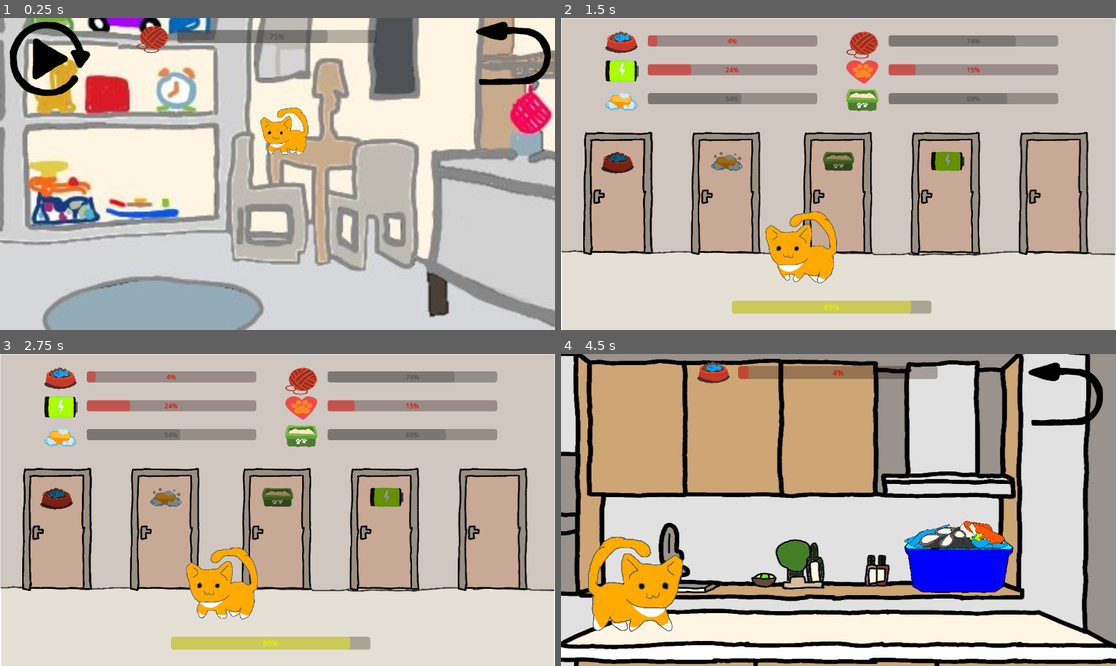
Above: before the commit, frames 1-4 (two rows, left to right).
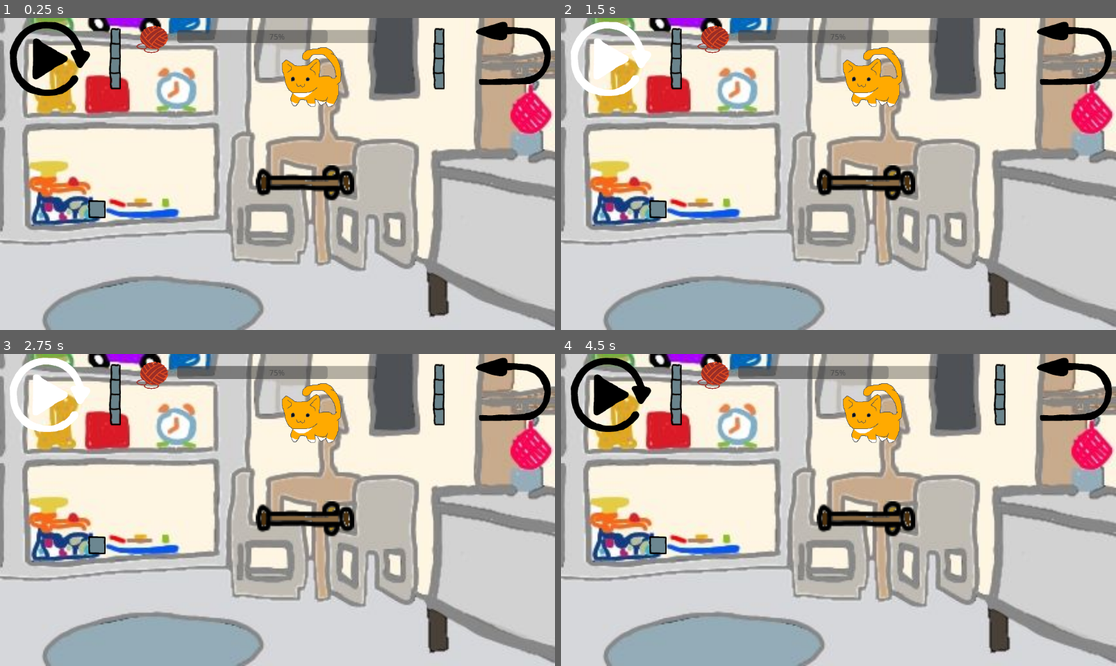
Above: after the commit, the same moments.

Repository: HipolitoThe3rd/Cat-Game
Game: Godot game, scene res://scenes/playroom.tscn
Two runs of this game, one before a commit and one after it. Both use one fixed random seed, a clock stepped at 60 frames per second and the inputs below. This scene is started directly instead of the project's main scene.
Inputs (mouse positions are in pixels of both pictures, inside the frame that each line leads up to):
- Up to frame 1 (0.25 s): no input
- Up to frame 2 (1.5 s): click (610, 58) at 0.5 s; click (610, 58) at 1.27 s
- Up to frame 3 (2.75 s): click (49, 394) at 2.02 s
- Up to frame 4 (4.5 s): tap Enter (ui_accept) at 2.75 s; drag from (783, 581) to (894, 441) at 2.77 s; drag from (727, 525) to (810, 572) at 3.52 s; click (616, 528) at 4.27 s

The runs differ from the first frame. In frame 1, 4.4% of the frame differs, in the area x 15-81%, y 3-65%; in frame 2, 75%; in frame 3, 75%; in frame 4, 89%, in the area x 0-100%, y 0-100%.
Error before the commit: Cannot call method 'reload_current_scene' on a null value. (res://scripts/playroom.gd:46)

Commit message:
playroom wip

Diff:
--- a/scenes/playroom.tscn
+++ b/scenes/playroom.tscn
@@ -21,9 +21,12 @@
 [ext_resource type="AudioStream" uid="uid://cx14stefxmavf" path="res://sfx/meow_2.mp3" id="16_0nyju"]
 [ext_resource type="AudioStream" uid="uid://cvclwqippv1kg" path="res://sfx/meow_3.mp3" id="17_poo7g"]
 [ext_resource type="AudioStream" uid="uid://dbtdyief021cq" path="res://sfx/purr.mp3" id="18_1itpy"]
+[ext_resource type="PackedScene" uid="uid://idi0b8k4c0jl" path="res://scenes/prefabs/playroom/block_line.tscn" id="22_4kfa6"]
+[ext_resource type="PackedScene" uid="uid://b2n1gnyym6rg1" path="res://scenes/prefabs/playroom/block_square.tscn" id="23_0nyju"]
+[ext_resource type="PackedScene" uid="uid://dbnilgjq084qr" path="res://scenes/prefabs/playroom/playroom_door.tscn" id="23_mpdoj"]
 
 [sub_resource type="CircleShape2D" id="CircleShape2D_r0hti"]
-radius = 25.342098
+radius = 22.0
 
 [sub_resource type="Animation" id="Animation_lcd1r"]
 length = 0.001
@@ -78,8 +81,6 @@
 &"walk": SubResource("Animation_4oyfp")
 }
 
-[sub_resource type="RectangleShape2D" id="RectangleShape2D_ryj4h"]
-
 [node name="Playroom" type="Node2D"]
 script = ExtResource("1_lwduy")
 
@@ -157,8 +158,8 @@
 wait_time = 3.0
 
 [node name="Cat" type="CharacterBody2D" parent="."]
-position = Vector2(594, 205)
-scale = Vector2(2, 2)
+position = Vector2(651, 121.00001)
+scale = Vector2(2.5, 2.5)
 input_pickable = true
 script = ExtResource("10_lrjy8")
 
@@ -167,6 +168,7 @@
 texture = ExtResource("11_5d2ak")
 
 [node name="CollisionShape2D" type="CollisionShape2D" parent="Cat"]
+position = Vector2(0, 3.2000427)
 shape = SubResource("CircleShape2D_r0hti")
 
 [node name="AnimationPlayer" type="AnimationPlayer" parent="Cat"]
@@ -193,14 +195,20 @@
 
 [node name="LevelDesign" type="Node2D" parent="."]
 
-[node name="StaticBody2D" type="StaticBody2D" parent="LevelDesign"]
-position = Vector2(534, 519)
-scale = Vector2(75, 1)
-
-[node name="CollisionShape2D" type="CollisionShape2D" parent="LevelDesign/StaticBody2D"]
-shape = SubResource("RectangleShape2D_ryj4h")
-
-[connection signal="button_down" from="UI/ReplayButton" to="." method="_on_back_button_button_down"]
+[node name="BlockLine" parent="LevelDesign" instance=ExtResource("22_4kfa6")]
+position = Vector2(239, 85)
+rotation = 1.5707964
+
+[node name="BlockLine2" parent="LevelDesign" instance=ExtResource("22_4kfa6")]
+position = Vector2(911, 85)
+rotation = 1.5707964
+
+[node name="BlockSquare" parent="LevelDesign" instance=ExtResource("23_0nyju")]
+position = Vector2(201, 397)
+
+[node name="PlayroomDoor" parent="LevelDesign" instance=ExtResource("23_mpdoj")]
+position = Vector2(633, 395)
+
 [connection signal="button_down" from="UI/ReplayButton" to="." method="_on_replay_button_button_down"]
 [connection signal="button_down" from="UI/BackButton" to="." method="_on_back_button_button_down"]
 [connection signal="timeout" from="SpawnTimer" to="." method="_on_spawn_timer_timeout"]
--- /dev/null
+++ b/scenes/prefabs/playroom/block_line.tscn
@@ -0,0 +1,20 @@
+[gd_scene load_steps=4 format=3 uid="uid://idi0b8k4c0jl"]
+
+[ext_resource type="Texture2D" uid="uid://cr0na13fpd36r" path="res://sprites/playroom/block_line.png" id="1_vajys"]
+
+[sub_resource type="PhysicsMaterial" id="PhysicsMaterial_vajys"]
+
+[sub_resource type="RectangleShape2D" id="RectangleShape2D_qh7jv"]
+size = Vector2(1.65, 20)
+
+[node name="BlockLine" type="Node2D"]
+
+[node name="Sprite2D" type="Sprite2D" parent="."]
+texture = ExtResource("1_vajys")
+
+[node name="StaticBody2D" type="StaticBody2D" parent="."]
+scale = Vector2(75, 1)
+physics_material_override = SubResource("PhysicsMaterial_vajys")
+
+[node name="CollisionShape2D" type="CollisionShape2D" parent="StaticBody2D"]
+shape = SubResource("RectangleShape2D_qh7jv")
--- /dev/null
+++ b/scenes/prefabs/playroom/block_square.tscn
@@ -0,0 +1,19 @@
+[gd_scene load_steps=4 format=3 uid="uid://b2n1gnyym6rg1"]
+
+[ext_resource type="Texture2D" uid="uid://bebu6xs2bmyu8" path="res://sprites/playroom/block_square.png" id="1_l7g1h"]
+
+[sub_resource type="PhysicsMaterial" id="PhysicsMaterial_l7g1h"]
+
+[sub_resource type="RectangleShape2D" id="RectangleShape2D_i41os"]
+
+[node name="BlockSquare" type="Node2D"]
+
+[node name="Sprite2D" type="Sprite2D" parent="."]
+texture = ExtResource("1_l7g1h")
+
+[node name="StaticBody2D" type="StaticBody2D" parent="."]
+scale = Vector2(1.65, 1.65)
+physics_material_override = SubResource("PhysicsMaterial_l7g1h")
+
+[node name="CollisionShape2D" type="CollisionShape2D" parent="StaticBody2D"]
+shape = SubResource("RectangleShape2D_i41os")
--- /dev/null
+++ b/scenes/prefabs/playroom/playroom_door.tscn
@@ -0,0 +1,320 @@
+[gd_scene load_steps=27 format=3 uid="uid://dbnilgjq084qr"]
+
+[ext_resource type="Script" uid="uid://67b3u1eikee0" path="res://scripts/playroom_door.gd" id="1_yla5p"]
+[ext_resource type="AudioStream" uid="uid://clgcxg4ul1xij" path="res://sfx/door_open.mp3" id="2_ai77i"]
+[ext_resource type="Texture2D" uid="uid://dpakhwnkagw0k" path="res://sprites/playroom/door_closed.png" id="2_yla5p"]
+[ext_resource type="AudioStream" uid="uid://du4jov36p7iuc" path="res://sfx/door_close.wav" id="3_eqr81"]
+[ext_resource type="Texture2D" uid="uid://7rxqag8n0tte" path="res://sprites/playroom/door_open.png" id="3_fg68i"]
+[ext_resource type="Script" uid="uid://dj837vbrtjjx7" path="res://scripts/cat_playroom.gd" id="4_ymr3c"]
+[ext_resource type="Texture2D" uid="uid://dlbmmwgfog3m" path="res://sprites/cat.png" id="5_vq3qu"]
+[ext_resource type="Texture2D" uid="uid://c4tolfb8ufe2q" path="res://sprites/cat_pet.png" id="6_ai77i"]
+[ext_resource type="Texture2D" uid="uid://d3c7yuwaro5y3" path="res://sprites/cat_walk_0.png" id="7_eqr81"]
+[ext_resource type="Texture2D" uid="uid://cujqlo1rtbohn" path="res://sprites/cat_walk_2.png" id="8_nldet"]
+[ext_resource type="AudioStream" uid="uid://4rpjw24p04m6" path="res://sfx/meow_1.mp3" id="9_shnc3"]
+[ext_resource type="AudioStream" uid="uid://cx14stefxmavf" path="res://sfx/meow_2.mp3" id="10_x5pk1"]
+[ext_resource type="AudioStream" uid="uid://cvclwqippv1kg" path="res://sfx/meow_3.mp3" id="11_pcaj2"]
+[ext_resource type="AudioStream" uid="uid://dbtdyief021cq" path="res://sfx/purr.mp3" id="12_7jse4"]
+
+[sub_resource type="PhysicsMaterial" id="PhysicsMaterial_fg68i"]
+
+[sub_resource type="RectangleShape2D" id="RectangleShape2D_qh7jv"]
+size = Vector2(0.85, 20)
+
+[sub_resource type="Animation" id="Animation_egwa0"]
+resource_name = "open"
+loop_mode = 1
+tracks/0/type = "value"
+tracks/0/imported = false
+tracks/0/enabled = true
+tracks/0/path = NodePath("Sprite2D:texture")
+tracks/0/interp = 1
+tracks/0/loop_wrap = true
+tracks/0/keys = {
+"times": PackedFloat32Array(0),
+"transitions": PackedFloat32Array(1),
+"update": 1,
+"values": [ExtResource("3_fg68i")]
+}
+tracks/1/type = "value"
+tracks/1/imported = false
+tracks/1/enabled = true
+tracks/1/path = NodePath("StaticBody2D:position")
+tracks/1/interp = 1
+tracks/1/loop_wrap = true
+tracks/1/keys = {
+"times": PackedFloat32Array(0),
+"transitions": PackedFloat32Array(1),
+"update": 0,
+"values": [Vector2(-21, 0)]
+}
+tracks/2/type = "value"
+tracks/2/imported = false
+tracks/2/enabled = true
+tracks/2/path = NodePath("StaticBody2D:rotation")
+tracks/2/interp = 1
+tracks/2/loop_wrap = true
+tracks/2/keys = {
+"times": PackedFloat32Array(0),
+"transitions": PackedFloat32Array(1),
+"update": 0,
+"values": [1.5707964]
+}
+tracks/3/type = "value"
+tracks/3/imported = false
+tracks/3/enabled = true
+tracks/3/path = NodePath("StaticBody2D/CollisionShape2D:shape:size")
+tracks/3/interp = 1
+tracks/3/loop_wrap = true
+tracks/3/keys = {
+"times": PackedFloat32Array(0),
+"transitions": PackedFloat32Array(1),
+"update": 0,
+"values": [Vector2(0.6816667, 13.333332)]
+}
+
+[sub_resource type="Animation" id="Animation_5jmv3"]
+resource_name = "closed"
+loop_mode = 1
+tracks/0/type = "value"
+tracks/0/imported = false
+tracks/0/enabled = true
+tracks/0/path = NodePath("Sprite2D:position")
+tracks/0/interp = 1
+tracks/0/loop_wrap = true
+tracks/0/keys = {
+"times": PackedFloat32Array(0),
+"transitions": PackedFloat32Array(1),
+"update": 0,
+"values": [Vector2(0, 0)]
+}
+tracks/1/type = "value"
+tracks/1/imported = false
+tracks/1/enabled = true
+tracks/1/path = NodePath("Sprite2D:texture")
+tracks/1/interp = 1
+tracks/1/loop_wrap = true
+tracks/1/keys = {
+"times": PackedFloat32Array(0),
+"transitions": PackedFloat32Array(1),
+"update": 1,
+"values": [ExtResource("2_yla5p")]
+}
+tracks/2/type = "value"
+tracks/2/imported = false
+tracks/2/enabled = true
+tracks/2/path = NodePath("Sprite2D:rotation")
+tracks/2/interp = 1
+tracks/2/loop_wrap = true
+tracks/2/keys = {
+"times": PackedFloat32Array(0),
+"transitions": PackedFloat32Array(1),
+"update": 0,
+"values": [0.0]
+}
+tracks/3/type = "value"
+tracks/3/imported = false
+tracks/3/enabled = true
+tracks/3/path = NodePath("StaticBody2D:rotation")
+tracks/3/interp = 1
+tracks/3/loop_wrap = true
+tracks/3/keys = {
+"times": PackedFloat32Array(0),
+"transitions": PackedFloat32Array(1),
+"update": 0,
+"values": [0.0]
+}
+tracks/4/type = "value"
+tracks/4/imported = false
+tracks/4/enabled = true
+tracks/4/path = NodePath("StaticBody2D/CollisionShape2D:shape:size")
+tracks/4/interp = 1
+tracks/4/loop_wrap = true
+tracks/4/keys = {
+"times": PackedFloat32Array(0),
+"transitions": PackedFloat32Array(1),
+"update": 0,
+"values": [Vector2(0.85, 20)]
+}
+tracks/5/type = "value"
+tracks/5/imported = false
+tracks/5/enabled = true
+tracks/5/path = NodePath("StaticBody2D:position")
+tracks/5/interp = 1
+tracks/5/loop_wrap = true
+tracks/5/keys = {
+"times": PackedFloat32Array(0),
+"transitions": PackedFloat32Array(1),
+"update": 0,
+"values": [Vector2(0, -18)]
+}
+tracks/6/type = "value"
+tracks/6/imported = false
+tracks/6/enabled = true
+tracks/6/path = NodePath("ClickArea/CollisionShape2D:shape:size")
+tracks/6/interp = 1
+tracks/6/loop_wrap = true
+tracks/6/keys = {
+"times": PackedFloat32Array(0),
+"transitions": PackedFloat32Array(1),
+"update": 0,
+"values": [Vector2(65, 20)]
+}
+
+[sub_resource type="Animation" id="Animation_ymr3c"]
+length = 0.001
+tracks/0/type = "value"
+tracks/0/imported = false
+tracks/0/enabled = true
+tracks/0/path = NodePath("StaticBody2D/CollisionShape2D:shape:size")
+tracks/0/interp = 1
+tracks/0/loop_wrap = true
+tracks/0/keys = {
+"times": PackedFloat32Array(0),
+"transitions": PackedFloat32Array(1),
+"update": 0,
+"values": [Vector2(0.85, 20)]
+}
+
+[sub_resource type="AnimationLibrary" id="AnimationLibrary_68gig"]
+_data = {
+&"RESET": SubResource("Animation_ymr3c"),
+&"closed": SubResource("Animation_5jmv3"),
+&"open": SubResource("Animation_egwa0")
+}
+
+[sub_resource type="RectangleShape2D" id="RectangleShape2D_fg68i"]
+size = Vector2(65, 20)
+
+[sub_resource type="CircleShape2D" id="CircleShape2D_c65rj"]
+radius = 22.0
+
+[sub_resource type="Animation" id="Animation_lcd1r"]
+length = 0.001
+tracks/0/type = "value"
+tracks/0/imported = false
+tracks/0/enabled = true
+tracks/0/path = NodePath("Sprite2D:texture")
+tracks/0/interp = 1
+tracks/0/loop_wrap = true
+tracks/0/keys = {
+"times": PackedFloat32Array(0),
+"transitions": PackedFloat32Array(1),
+"update": 1,
+"values": [ExtResource("5_vq3qu")]
+}
+
+[sub_resource type="Animation" id="Animation_7t3s2"]
+resource_name = "pet"
+tracks/0/type = "value"
+tracks/0/imported = false
+tracks/0/enabled = true
+tracks/0/path = NodePath("Sprite2D:texture")
+tracks/0/interp = 1
+tracks/0/loop_wrap = true
+tracks/0/keys = {
+"times": PackedFloat32Array(0),
+"transitions": PackedFloat32Array(1),
+"update": 1,
+"values": [ExtResource("6_ai77i")]
+}
+
+[sub_resource type="Animation" id="Animation_4oyfp"]
+resource_name = "walk"
+loop_mode = 1
+tracks/0/type = "value"
+tracks/0/imported = false
+tracks/0/enabled = true
+tracks/0/path = NodePath("Sprite2D:texture")
+tracks/0/interp = 1
+tracks/0/loop_wrap = true
+tracks/0/keys = {
+"times": PackedFloat32Array(0, 0.25, 0.5, 0.75),
+"transitions": PackedFloat32Array(1, 1, 1, 1),
+"update": 1,
+"values": [ExtResource("7_eqr81"), ExtResource("5_vq3qu"), ExtResource("8_nldet"), ExtResource("5_vq3qu")]
+}
+
+[sub_resource type="AnimationLibrary" id="AnimationLibrary_s6eg2"]
+_data = {
+&"RESET": SubResource("Animation_lcd1r"),
+&"pet": SubResource("Animation_7t3s2"),
+&"walk": SubResource("Animation_4oyfp")
+}
+
+[node name="PlayroomDoor" type="Node2D"]
+scale = Vector2(3, 3)
+script = ExtResource("1_yla5p")
+
+[node name="SFX" type="Node" parent="."]
+
+[node name="SFXDoorOpen" type="AudioStreamPlayer" parent="SFX"]
+stream = ExtResource("2_ai77i")
+
+[node name="SFXDoorClose" type="AudioStreamPlayer" parent="SFX"]
+stream = ExtResource("3_eqr81")
+
+[node name="Sprite2D" type="Sprite2D" parent="."]
+texture = ExtResource("2_yla5p")
+
+[node name="StaticBody2D" type="StaticBody2D" parent="."]
+position = Vector2(0, -18)
+scale = Vector2(75, 1)
+physics_material_override = SubResource("PhysicsMaterial_fg68i")
+
+[node name="CollisionShape2D" type="CollisionShape2D" parent="StaticBody2D"]
+position = Vector2(0.034166668, 3.333334)
+shape = SubResource("RectangleShape2D_qh7jv")
+
+[node name="AnimationPlayer" type="AnimationPlayer" parent="."]
+libraries = {
+&"": SubResource("AnimationLibrary_68gig")
+}
+autoplay = "closed"
+
+[node name="ClickArea" type="Area2D" parent="."]
+
+[node name="CollisionShape2D" type="CollisionShape2D" parent="ClickArea"]
+position = Vector2(0, -18)
+shape = SubResource("RectangleShape2D_fg68i")
+
+[node name="Cat" type="CharacterBody2D" parent="."]
+position = Vector2(357, 278)
+scale = Vector2(2.5, 2.5)
+input_pickable = true
+script = ExtResource("4_ymr3c")
+
+[node name="Sprite2D" type="Sprite2D" parent="Cat"]
+scale = Vector2(0.05, 0.05)
+texture = ExtResource("5_vq3qu")
+
+[node name="CollisionShape2D" type="CollisionShape2D" parent="Cat"]
+position = Vector2(0, 3.2000427)
+shape = SubResource("CircleShape2D_c65rj")
+
+[node name="AnimationPlayer" type="AnimationPlayer" parent="Cat"]
+libraries = {
+&"": SubResource("AnimationLibrary_s6eg2")
+}
+autoplay = "RESET"
+
+[node name="SFX" type="Node" parent="Cat"]
+
+[node name="Meow1" type="AudioStreamPlayer" parent="Cat/SFX"]
+stream = ExtResource("9_shnc3")
+
+[node name="Meow2" type="AudioStreamPlayer" parent="Cat/SFX"]
+stream = ExtResource("10_x5pk1")
+
+[node name="Meow3" type="AudioStreamPlayer" parent="Cat/SFX"]
+stream = ExtResource("11_pcaj2")
+
+[node name="MeowHappy" type="AudioStreamPlayer" parent="Cat/SFX"]
+
+[node name="Purr" type="AudioStreamPlayer" parent="Cat/SFX"]
+stream = ExtResource("12_7jse4")
+
+[connection signal="input_event" from="ClickArea" to="." method="_on_click_area_input_event"]
+[connection signal="mouse_entered" from="ClickArea" to="." method="_on_click_area_mouse_entered"]
+[connection signal="mouse_exited" from="ClickArea" to="." method="_on_click_area_mouse_exited"]
+[connection signal="mouse_entered" from="Cat" to="Cat" method="_on_mouse_entered"]
+[connection signal="mouse_exited" from="Cat" to="Cat" method="_on_mouse_exited"]
--- a/scripts/cat_playroom.gd
+++ b/scripts/cat_playroom.gd
@@ -12,6 +12,7 @@
 @onready var sfx_meow3 = $SFX/Meow3
 @onready var sfx_meow_happy = $SFX/MeowHappy
 @onready var sfx_purr = $SFX/Purr
+@onready var start_pos = global_position
 
 # Autonomous behavior timers
 var meow_timer = 0.0
@@ -27,7 +28,7 @@
 var is_autonomous = true
 
 # Misc vars
-var being_petted = false # whether the player is petting the cat
+var ready_to_follow = false # whether the cat will follow the laser pointer
 
 func _ready() -> void:
 	Input.set_custom_mouse_cursor(null)
@@ -62,9 +63,7 @@
 	else:
 		velocity.x = move_toward(velocity.x, 0, SPEED)
 
-	if being_petted:
-		pet_cat()
-	else:
+	if ready_to_follow:
 		move_and_slide()
 
 
@@ -74,11 +73,11 @@
 	if movement_timer <= 0:
 		current_direction = randi() % 3 - 1  # -1, 0, or 1
 		print("cat's current direction: ", current_direction)
-		if current_direction == 0 and being_petted == false:
+		if current_direction == 0 and ready_to_follow == false:
 			anim_play.play("RESET")
 		else:
 			#print("cat started walking")
-			if anim_play.current_animation != "walk" and being_petted == false:
+			if anim_play.current_animation != "walk" and ready_to_follow == false:
 				anim_play.play("walk")
 			if current_direction == 1: # if moving right
 				sprite.flip_h = current_direction # flip sprite
@@ -181,10 +180,6 @@
 
 # Helper functions for external interactions
 
-func pet_cat() -> void:
-	Global.affection = min(100, Global.affection + 0.1)
-	Global.entertainment = min(100, Global.entertainment + 0.05)
-
 
 func play_with_cat() -> void:
 	Global.entertainment = 100
@@ -199,12 +194,12 @@
 
 
 func _on_mouse_entered() -> void:
-	being_petted = true
+	ready_to_follow = true
 	sfx_purr.play()
 	anim_play.play("pet")
 
 
 func _on_mouse_exited() -> void:
-	being_petted = false
+	ready_to_follow = false
 	sfx_purr.stop()
 	anim_play.play("RESET")
--- a/scripts/playroom.gd
+++ b/scripts/playroom.gd
@@ -3,6 +3,7 @@
 
 @onready var fn_bar = $UI/FunBar
 @onready var cat = $Cat
+@onready var pointing_at_door = false
 
 ## Default functions
 func _ready() -> void:
@@ -18,17 +19,30 @@
 	if Input.is_mouse_button_pressed(MOUSE_BUTTON_LEFT):
 			#print("Left mouse button is being held down!")
 		if Global.web_version:
-			Global.set_cursor(Global.smcursor_laser_pressed)
+			if pointing_at_door:
+				Global.set_cursor(Global.smcursor_pet)
+			else:
+				Global.set_cursor(Global.smcursor_laser_pressed)
 		else:
-			Input.set_custom_mouse_cursor(Global.cursor_laser_pressed)
+			if pointing_at_door:
+				Input.set_custom_mouse_cursor(Global.cursor_pet)
+			else:
+				Input.set_custom_mouse_cursor(Global.cursor_laser_pressed)
 			#if $Audio/ShowerToggle.playing == false and $Audio/ShowerRun.playing == false:
 				#$Audio/ShowerRun.play()
 				#pass
 	else:
 		if Global.web_version:
-			Global.set_cursor(Global.smcursor_laser)
+			if pointing_at_door:
+				Global.set_cursor(Global.smcursor_default)
+				pass
+			else:
+				Global.set_cursor(Global.smcursor_laser)
 		else:
-			Input.set_custom_mouse_cursor(Global.cursor_laser)
+			if pointing_at_door:
+				Input.set_custom_mouse_cursor(Global.cursor_default)
+			else:
+				Input.set_custom_mouse_cursor(Global.cursor_laser)
 
 ## Custom functions
 func update_fun_bar() -> void:
@@ -43,7 +57,8 @@
 
 ## Signals
 func _on_replay_button_button_down() -> void:
-	get_tree().reload_current_scene()
+	#get_tree().reload_current_scene()
+	cat.global_position = cat.start_pos
 
 func _on_back_button_button_down() -> void:
 	get_tree().change_scene_to_file("res://scenes/hub.tscn")
--- /dev/null
+++ b/scripts/playroom_door.gd
@@ -0,0 +1,32 @@
+class_name PlayroomDoor
+extends Node2D
+
+@onready var anim_play = $AnimationPlayer
+
+
+
+## Signals
+func _on_click_area_input_event(viewport: Node, event: InputEvent, shape_idx: int) -> void:
+	# Check if the event is a mouse button click
+	if event is InputEventMouseButton:
+		# Check if it was a Left Click and if it was just pressed (not released)
+		if event.button_index == MOUSE_BUTTON_LEFT and event.pressed:
+			print("Playroom Door animation on click: ", anim_play.current_animation)
+			if anim_play.current_animation == "closed":
+				$SFX/SFXDoorOpen.play()
+				anim_play.play("open")
+			elif anim_play.current_animation == "open":
+				$SFX/SFXDoorClose.play()
+				anim_play.play("closed")
+
+			# Mark the input as handled so it doesn't pass to objects behind it
+			get_viewport().set_input_as_handled()
+
+func _on_click_area_mouse_entered() -> void:
+	#print("mouse entered Playroom Door")
+	owner.pointing_at_door = true
+
+
+func _on_click_area_mouse_exited() -> void:
+	#print("mouse exited Playroom Door")
+	owner.pointing_at_door = false
Not shown: 1 places in scenes/playroom.tscn that only renumber resources
Not shown, added: scripts/playroom_door.gd.uid
Not shown, added: sfx/door_close.wav.import
Not shown, added: sfx/door_open.mp3.import
Binary file added: sprites/playroom/block_line.png
Not shown, added: sprites/playroom/block_line.png.import
Binary file added: sprites/playroom/block_square.png
Not shown, added: sprites/playroom/block_square.png.import
Binary file added: sprites/playroom/door_closed.png
Not shown, added: sprites/playroom/door_closed.png.import
Binary file added: sprites/playroom/door_open.png
Not shown, added: sprites/playroom/door_open.png.import
(and 2 more such lines)
